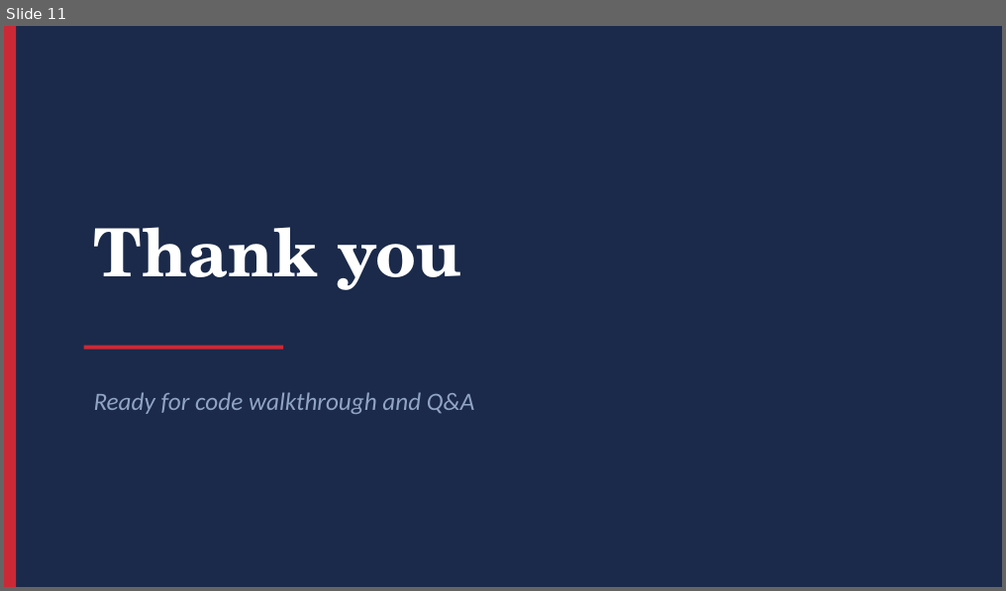
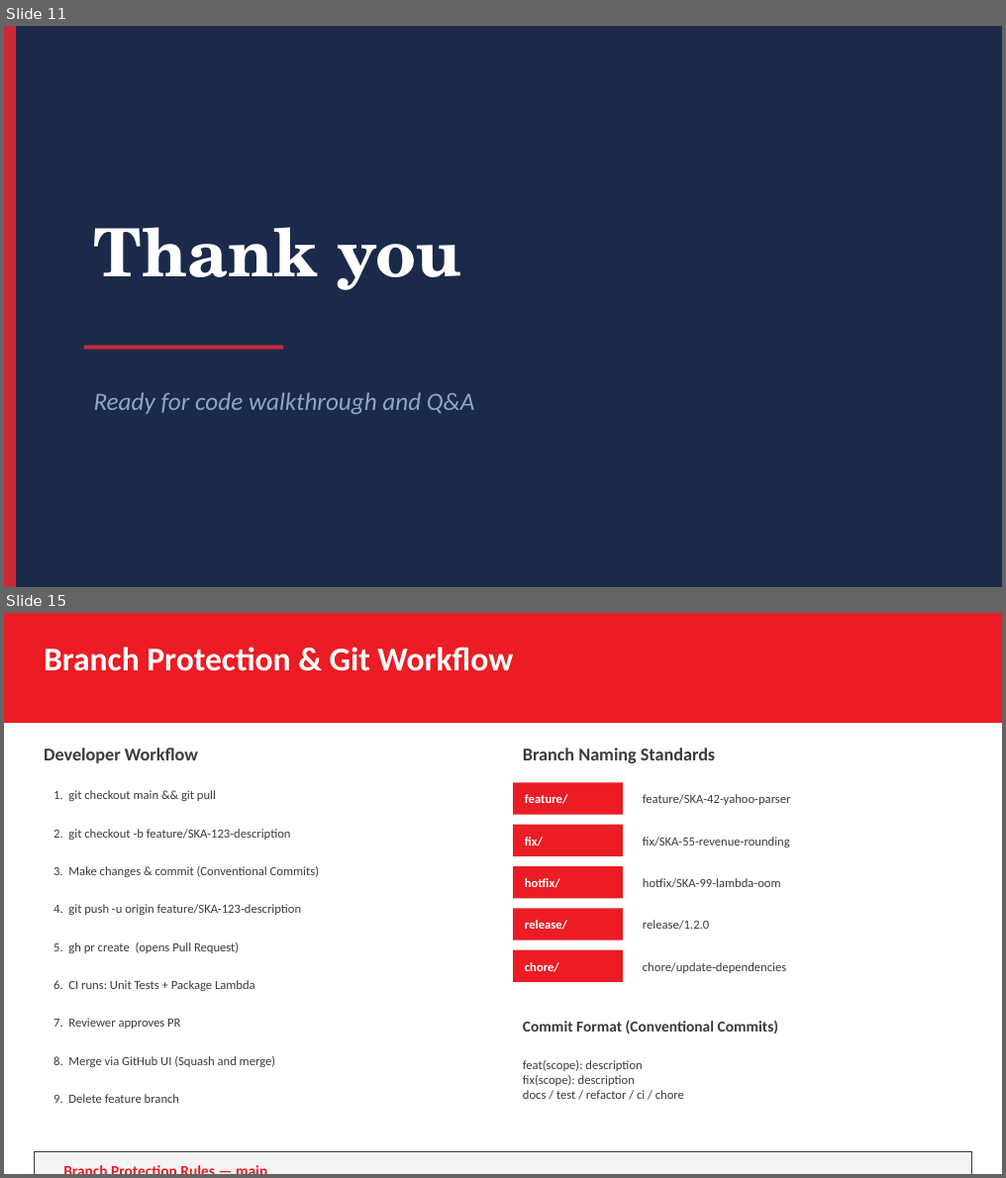
Before and after one commit to SarathArrepu/Adobe-project, a slide deck: Adobe_Assessment_Presentation.pptx. Shown one above the other, each under a label of ours: slide 11 before the commit, slides 11 and 15 after it; the slides between them are not shown. The pictures are 1006x591 and 1006x1178 pixels, drawn with LibreOffice and Linux fonts; fonts in the diff are those of the drawing. Boxes give left, top, right and bottom in pixels: in the first picture for what was removed or moved away, otherwise in the second. Text is boxed around its words. In the diff, an @@ line names an element or a change of style, - is before the commit and + after.

```diff
--- a/Adobe_Assessment_Presentation.pptx
+++ b/Adobe_Assessment_Presentation.pptx
@@ slide 15 added at (4, 613, 1002, 1174), background #FFFFFF @@
@@ rectangle added at (4, 613, 1002, 723), fill #EB1C24 @@
@@ text added at (44, 647, 513, 671), 24 pt, text #FFFFFF, bold @@
+Branch Protection & Git Workflow
@@ text added at (44, 748, 198, 763), 13 pt, text #3C3C3C, bold @@
+Developer Workflow
@@ text added at (523, 748, 715, 763), 13 pt, text #3C3C3C, bold @@
+Branch Naming Standards
@@ text added at (54, 790, 216, 801), 9 pt, text #3C3C3C @@
+1. git checkout main && git pull
@@ rectangle added at (513, 782, 623, 815), fill #EB1C24 @@
@@ text added at (525, 794, 567, 804), 9 pt, text #FFFFFF, bold @@
+feature/
@@ text added at (643, 794, 791, 805), 9 pt, text #3C3C3C @@
+feature/SKA-42-yahoo-parser
@@ text added at (54, 829, 291, 840), 9 pt, text #3C3C3C @@
+2. git checkout -b feature/SKA-123-description
@@ rectangle added at (513, 825, 623, 857), fill #EB1C24 @@
@@ text added at (525, 837, 543, 847), 9 pt, text #FFFFFF, bold @@
+fix/
@@ text added at (643, 837, 790, 848), 9 pt, text #3C3C3C @@
+fix/SKA-55-revenue-rounding
@@ text added at (54, 866, 319, 877), 9 pt, text #3C3C3C @@
+3. Make changes & commit (Conventional Commits)
@@ rectangle added at (513, 866, 623, 898), fill #EB1C24 @@
@@ text added at (525, 878, 560, 888), 9 pt, text #FFFFFF, bold @@
+hotfix/
@@ text added at (643, 878, 781, 888), 9 pt, text #3C3C3C @@
+hotfix/SKA-99-lambda-oom
@@ text added at (54, 904, 302, 915), 9 pt, text #3C3C3C @@
+4. git push -u origin feature/SKA-123-description
@@ rectangle added at (513, 908, 623, 941), fill #EB1C24 @@
@@ text added at (525, 920, 567, 930), 9 pt, text #FFFFFF, bold @@
+release/
@@ text added at (643, 920, 709, 930), 9 pt, text #3C3C3C @@
+release/1.2.0
@@ text added at (54, 943, 239, 954), 9 pt, text #3C3C3C @@
+5. gh pr create (opens Pull Request)
@@ rectangle added at (513, 951, 623, 982), fill #EB1C24 @@
@@ text added at (525, 962, 559, 972), 9 pt, text #FFFFFF, bold @@
+chore/
@@ text added at (643, 962, 786, 973), 9 pt, text #3C3C3C @@
+chore/update-dependencies
@@ text added at (54, 980, 255, 991), 9 pt, text #3C3C3C @@
+6. CI runs: Unit Tests + Package Lambda
@@ text added at (54, 1018, 180, 1029), 9 pt, text #3C3C3C @@
+7. Reviewer approves PR
@@ text added at (523, 1021, 779, 1034), 11 pt, text #3C3C3C, bold @@
+Commit Format (Conventional Commits)
@@ text added at (54, 1057, 276, 1067), 9 pt, text #3C3C3C @@
+8. Merge via GitHub UI (Squash and merge)
@@ text added at (523, 1060, 684, 1099), 9 pt, text #3C3C3C @@
+feat(scope): description
+fix(scope): description
+docs / test / refactor / ci / chore
@@ text added at (54, 1094, 179, 1103), 9 pt, text #3C3C3C @@
+9. Delete feature branch
@@ rectangle added at (34, 1152, 972, 1174), fill #F4F4F4, outline #3C3C3C 0.5 pt @@
@@ text added at (54, 1157, 552, 1174), 11 pt, text #EB1C24, bold @@
+Branch Protection Rules — main
```
Also in this commit, not shown: 1 slide changed, 4 other slides added, 3 other files.
